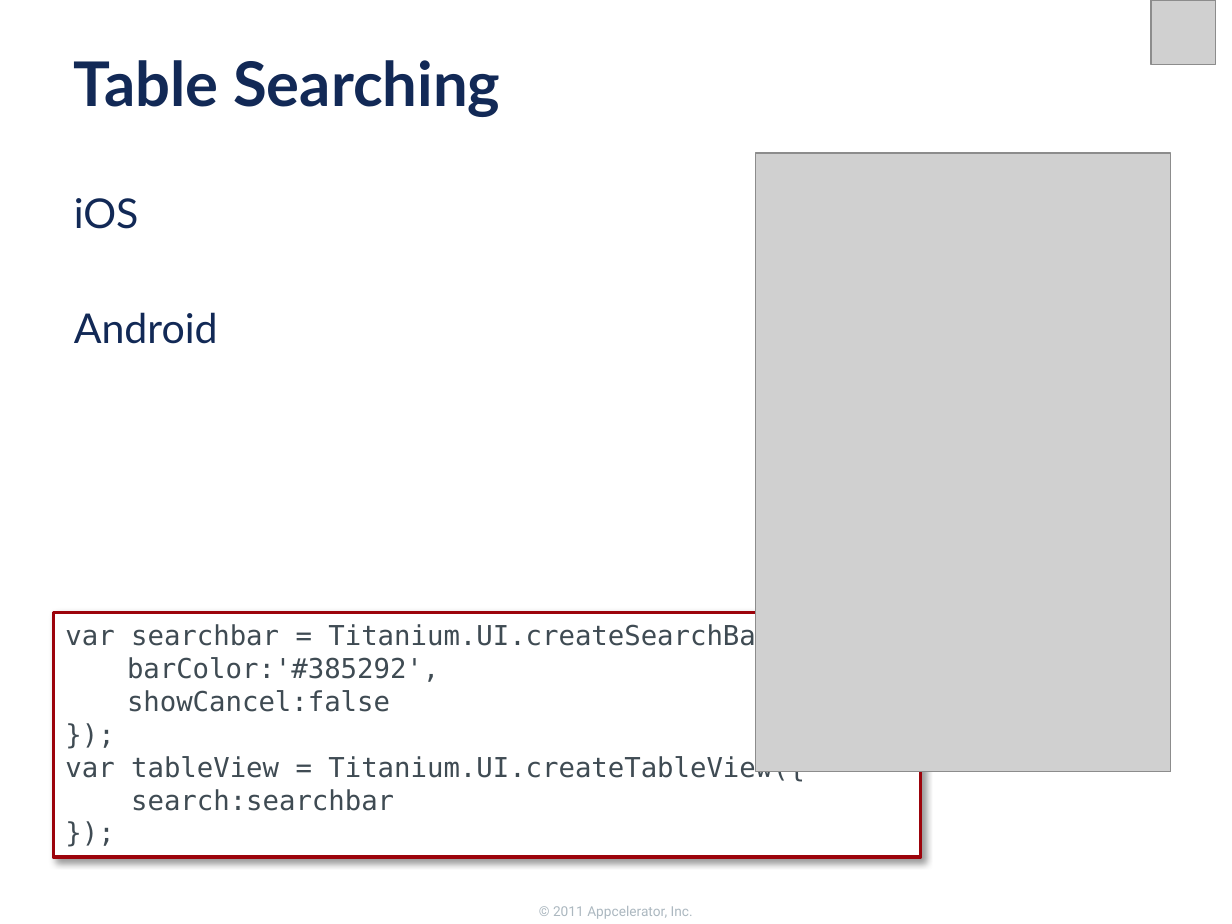
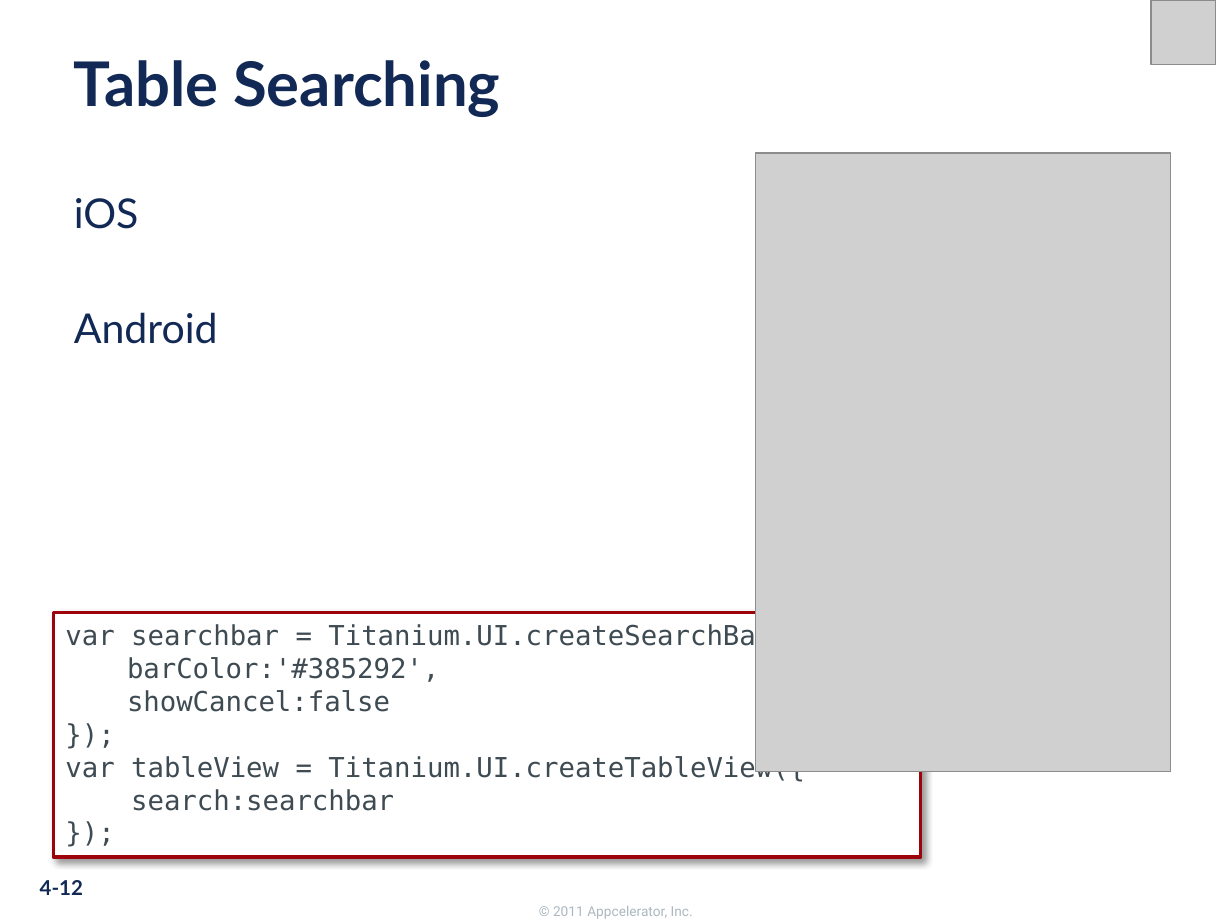
Before and after one commit to appcelerator-forks/appcelerator-training.tcmd_certification, a slide deck: slide 12 of 320.pptx. Drawn at 1232x924 pixels with LibreOffice and Linux fonts; fonts in the diff are those of the drawing; grey boxes stand for pictures; background and template pictures are left out. Boxes give left, top, right and bottom in pixels: in the first picture for what was removed or moved away, otherwise in the second. Text is boxed around its words. In the diff, an @@ line names an element or a change of style, - is before the commit and + after.

```diff
--- a/320.pptx
+++ b/320.pptx
@@ page number added at (40, 880, 83, 895), 12 pt, text #122956, bold @@
+4-12
```
Also in this commit, not shown: 17 other slides changed, 11 other files.
